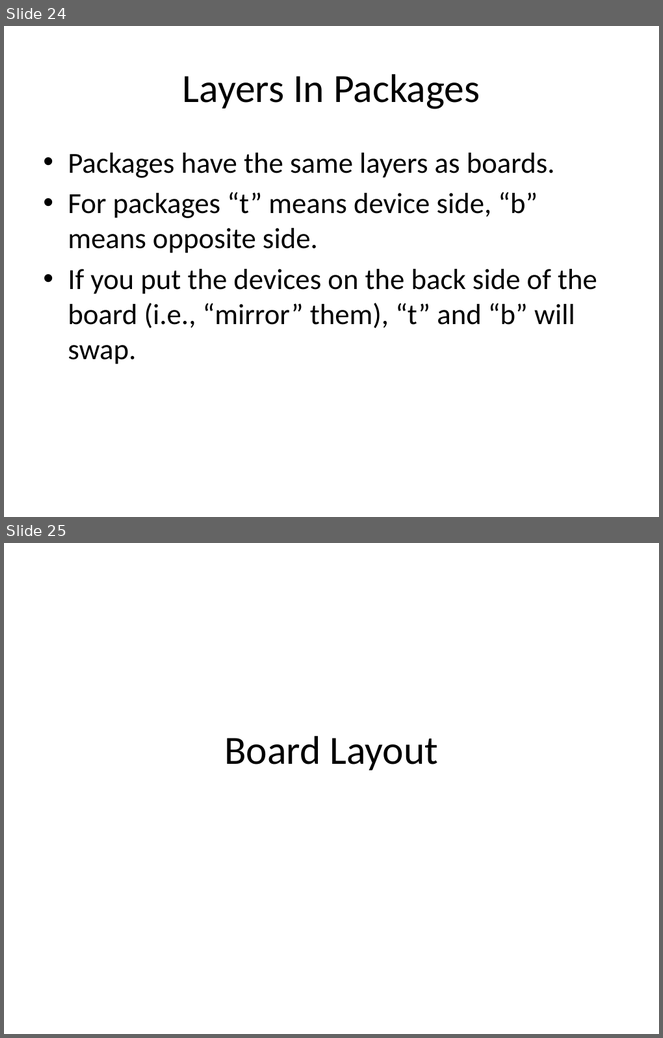
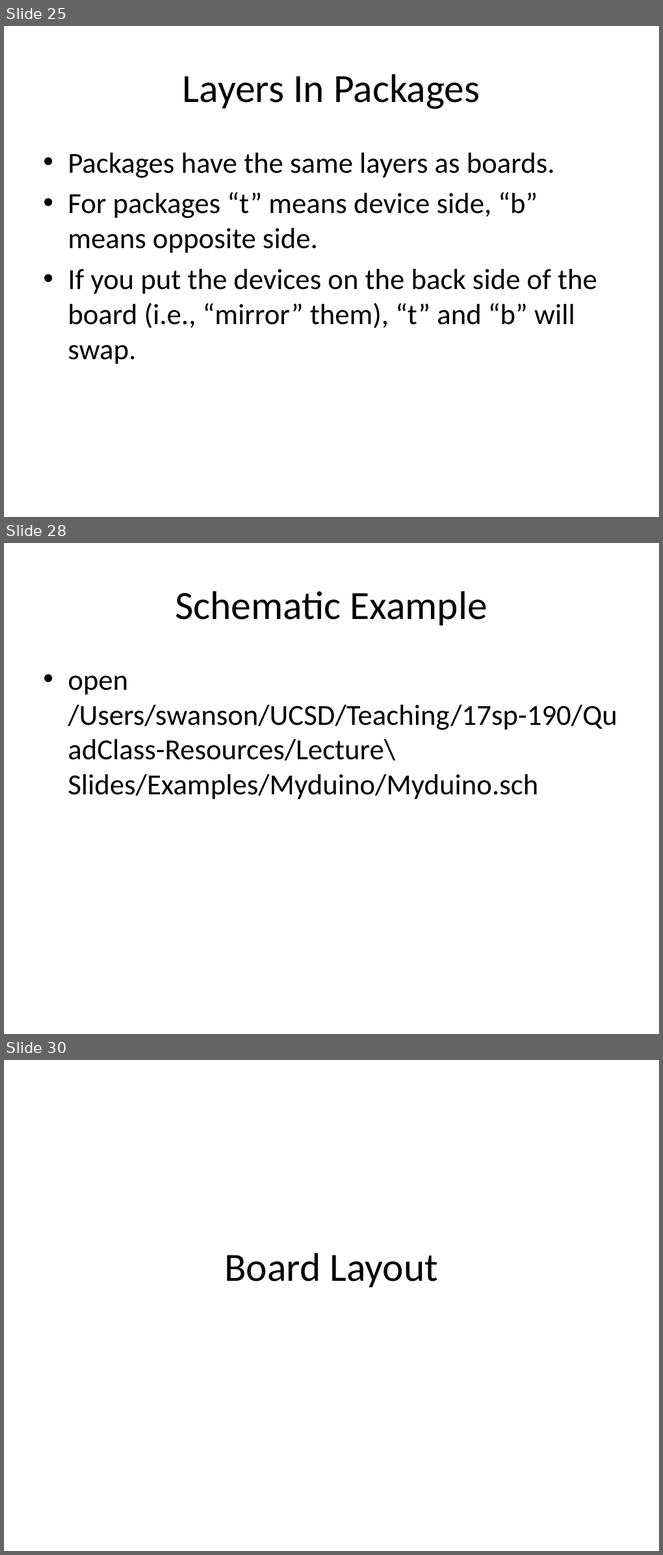
Before and after one commit to NVSL/QuadClass-Resources, a slide deck: Lecture Slides/Lab01-Eagle-Intro.pptx. Shown one above the other, each under a label of ours: slides 24 and 25 before the commit, slides 25, 28 and 30 after it; the slides between them are not shown. The pictures are 663x1038 and 663x1555 pixels, drawn with LibreOffice and Linux fonts; fonts in the diff are those of the drawing. Boxes give left, top, right and bottom in pixels: in the first picture for what was removed or moved away, otherwise in the second. Text is boxed around its words. In the diff, an @@ line names an element or a change of style, - is before the commit and + after.

Commit message:
gitignore.  update examples

```diff
--- a/Lecture Slides/Lab01-Eagle-Intro.pptx
+++ b/Lecture Slides/Lab01-Eagle-Intro.pptx
@@ slide 28 added at bbox=[4, 543, 659, 1034], background #FFFFFF @@
@@ title added at bbox=[175, 591, 488, 626], 44 pt, text #000000 @@
+Schematic Example
@@ text added at bbox=[68, 676, 618, 800], 32 pt, text #000000 @@
+• open /Users/swanson/UCSD/Teaching/17sp-190/QuadClass-Resources/Lecture\ Slides/Examples/Myduino/Myduino.sch
@@ what was slide 24 is now slide 25 @@
@@ what was slide 25 is now slide 30 @@
```
Also in this commit, not shown: 1 slide changed, 4 other slides added, 3 other files.
